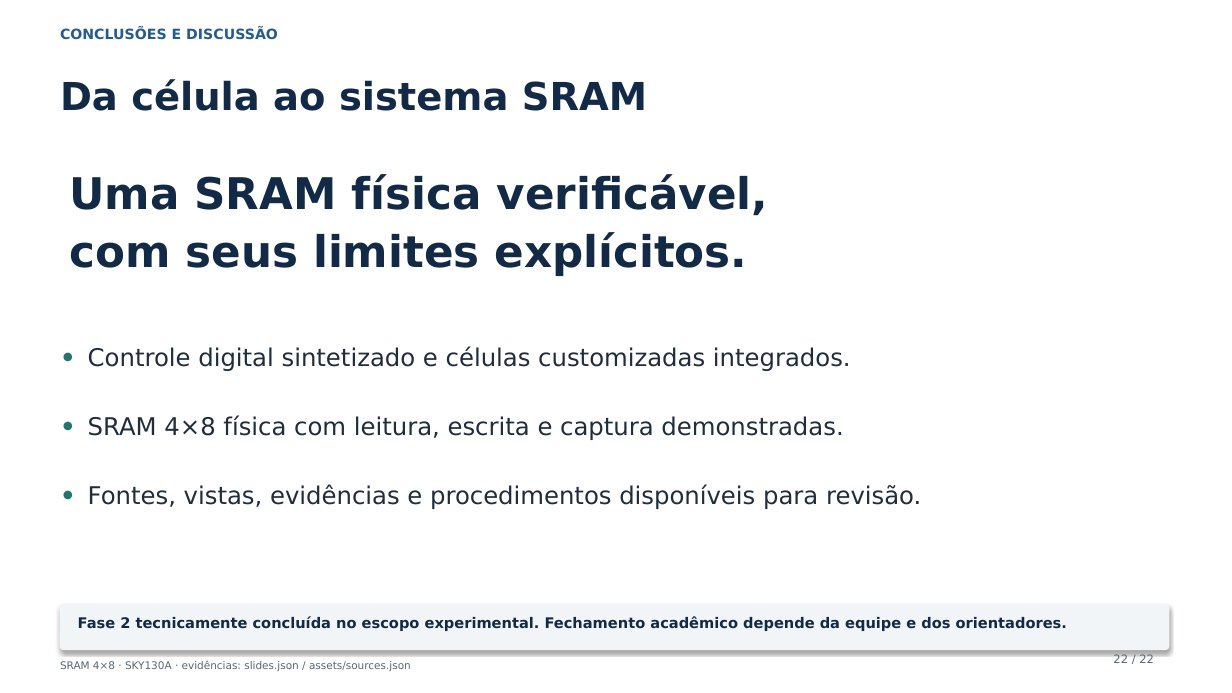
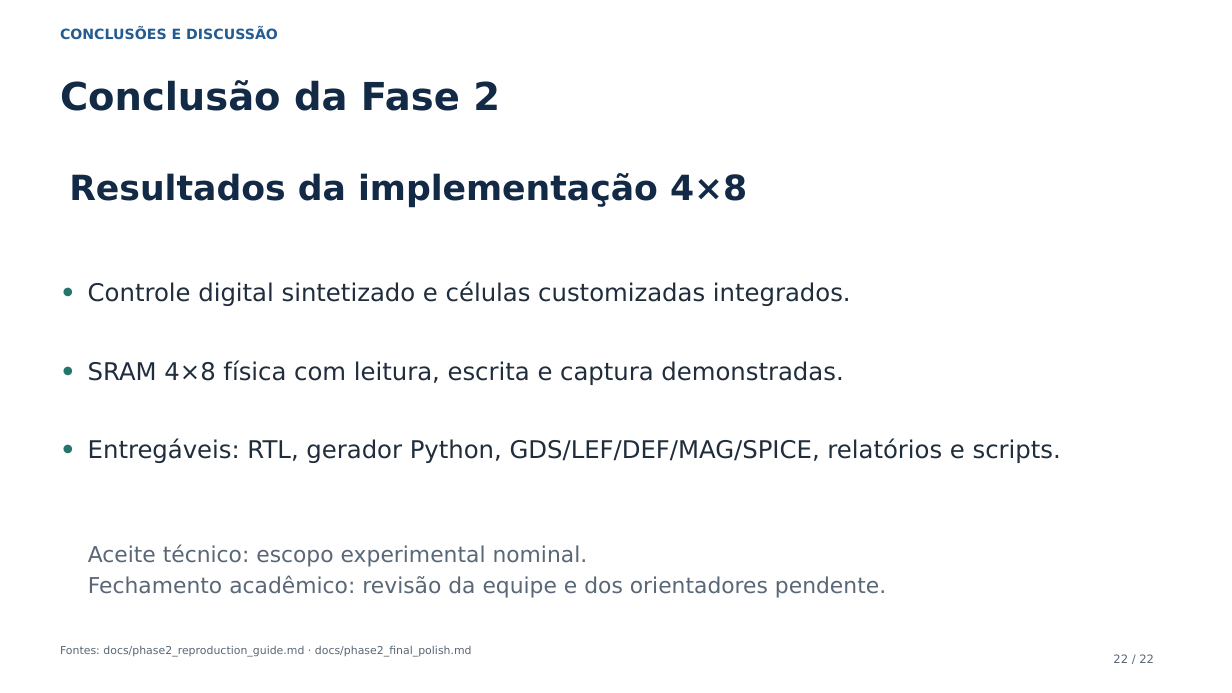
Before and after one commit to leofernandesc/Open-source-sram-memory-compiler, a slide deck: slide 22 of presentations/phase2/phase2_technical_review.pptx. Drawn at 1232x693 pixels with LibreOffice and Linux fonts; fonts in the diff are those of the drawing. Boxes give left, top, right and bottom in pixels: in the first picture for what was removed or moved away, otherwise in the second. Text is boxed around its words. In the diff, an @@ line names an element or a change of style, - is before the commit and + after.

Commit message:
docs(phase2): use descriptive academic presentation wording

```diff
--- a/presentations/phase2/phase2_technical_review.pptx
+++ b/presentations/phase2/phase2_technical_review.pptx
@@ text at <box>60,80,500,111</box>: text changed @@
-Da célula ao sistema SRAM
+Conclusão da Fase 2
@@ text removed at <box>69,174,768,276</box> @@
-Uma SRAM física verificável,
-com seus limites explícitos.
@@ text added at <box>69,173,747,208</box>, 27 pt, text #132A46, bold @@
+Resultados da implementação 4×8
@@ text "•": place and size @@
-text "•" at <box>60,481,80,518</box>
+text "•" at <box>60,277,80,314</box>
@@ text "Controle digital sintetizado e células ...": place and size @@
-text "Controle digital sintetizado e células ..." at <box>88,346,851,371</box>
+text "Controle digital sintetizado e células ..." at <box>88,281,851,306</box>
@@ text "•": place and size @@
-text "•" at <box>60,342,80,379</box>
+text "•" at <box>60,356,80,393</box>
@@ text "SRAM 4×8 física com leitura, ...": place and size @@
-text "SRAM 4×8 física com leitura, ..." at <box>88,415,843,440</box>
+text "SRAM 4×8 física com leitura, ..." at <box>88,360,843,385</box>
@@ text "•": place and size @@
-text "•" at <box>60,411,80,448</box>
+text "•" at <box>60,434,80,471</box>
@@ text added at <box>88,438,1061,463</box>, 19 pt, text #202D3C @@
+Entregáveis: RTL, gerador Python, GDS/LEF/DEF/MAG/SPICE, relatórios e scripts.
@@ text removed at <box>88,484,921,509</box> @@
-Fontes, vistas, evidências e procedimentos disponíveis para revisão.
@@ text at <box>88,544,886,598</box>: text changed; size 11.4 to 17 pt; text colour #132A46 to #596776; bold off @@
-Fase 2 tecnicamente concluída no escopo experimental. Fechamento acadêmico depende da equipe e dos orientadores.
+Aceite técnico: escopo experimental nominal.
+Fechamento acadêmico: revisão da equipe e dos orientadores pendente.
@@ rounded rectangle removed at <box>60,605,1169,650</box> @@
@@ text added at <box>60,646,472,657</box>, 8.5 pt, text #596776 @@
+Fontes: docs/phase2_reproduction_guide.md · docs/phase2_final_polish.md
@@ text removed at <box>60,661,411,671</box> @@
-SRAM 4×8 · SKY130A · evidências: slides.json / assets/sources.json
```
Also in this commit, not shown: 21 other slides changed, 9 other files.
